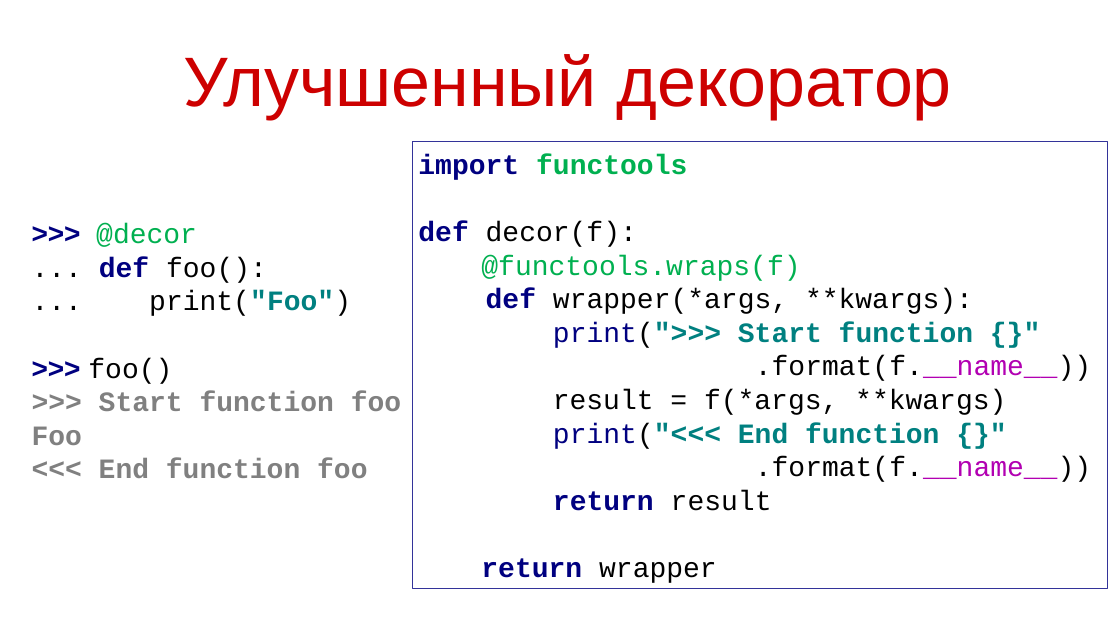
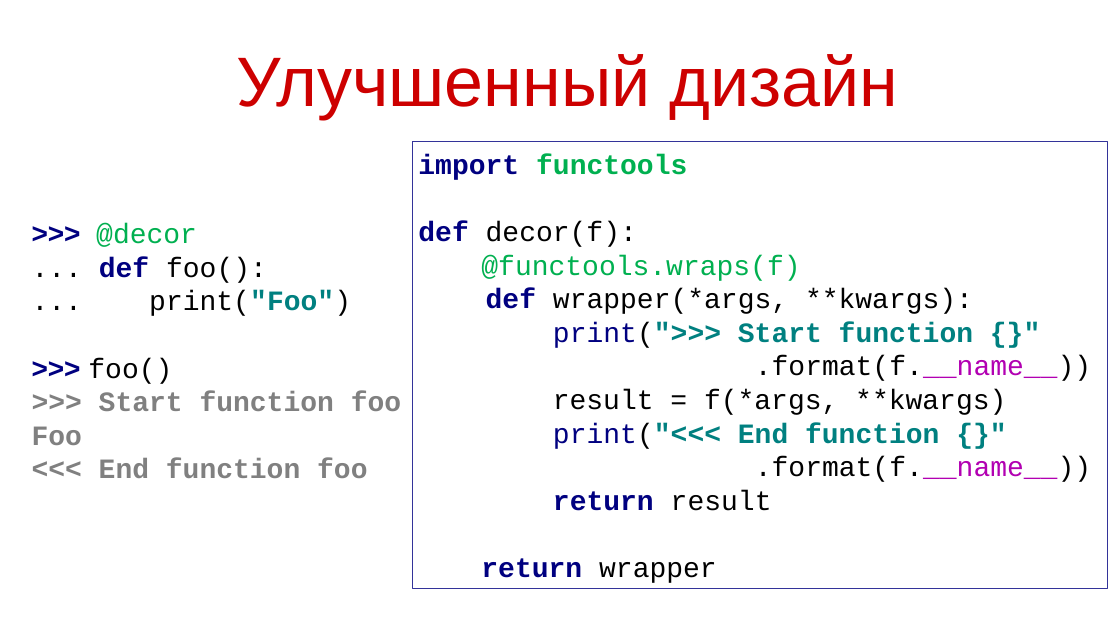
Before and after one commit to maxchv/LearnPython, a slide deck: slide 12 of week10/decorators.pptx (slide 11 before the commit). Drawn at 1120x630 pixels with LibreOffice and Linux fonts; fonts in the diff are those of the drawing. Boxes give left, top, right and bottom in pixels: in the first picture for what was removed or moved away, otherwise in the second. Text is boxed around its words. In the diff, an @@ line names an element or a change of style, - is before the commit and + after.

```diff
--- a/week10/decorators.pptx
+++ b/week10/decorators.pptx
@@ title at <box>237,54,899,119</box>: text changed @@
-Улучшенный декоратор
+Улучшенный дизайн
```
Also in this commit, not shown: 6 other slides changed, 1 slide added, 1 other file.
